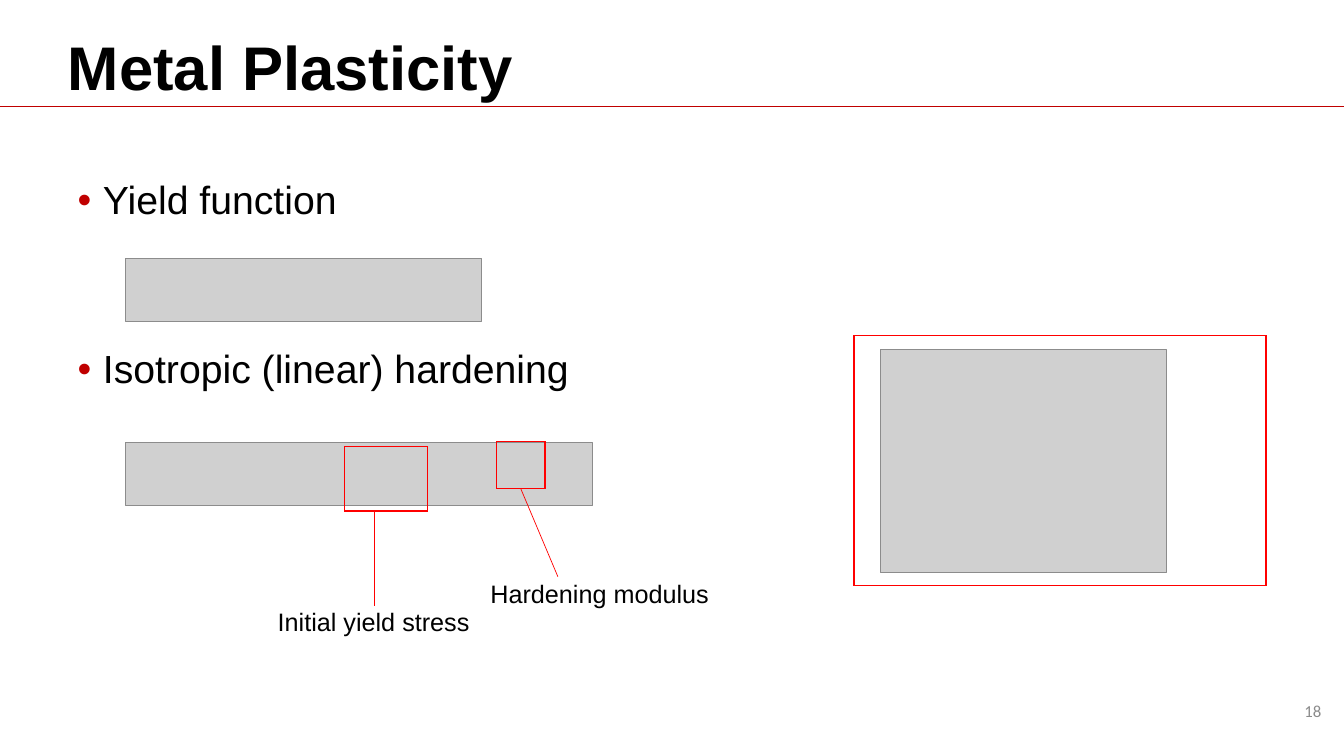
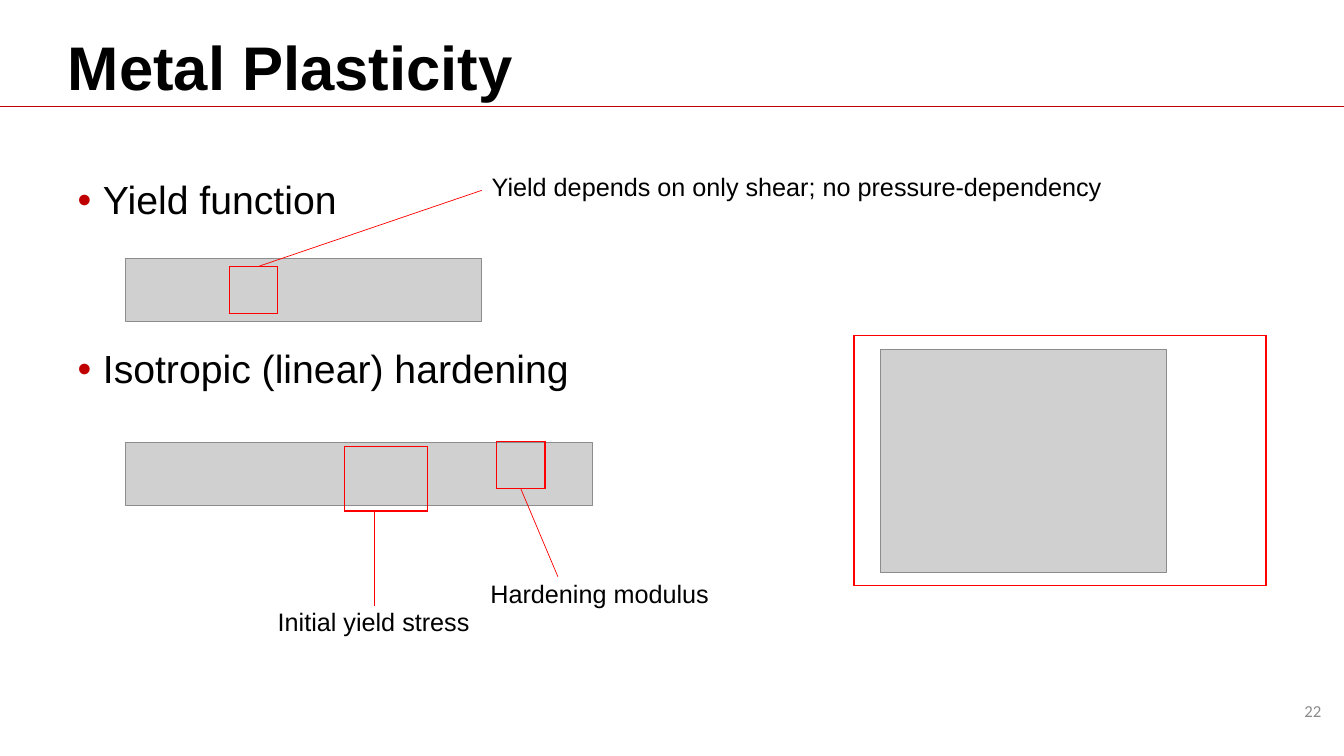
Before and after one commit to Batmanabcdefg/AbaqusTraining, a slide deck: slide 22 of Training.pptx (slide 18 before the commit). Drawn at 1344x756 pixels with LibreOffice and Linux fonts; fonts in the diff are those of the drawing; grey boxes stand for pictures; background and template pictures are left out. Boxes give left, top, right and bottom in pixels: in the first picture for what was removed or moved away, otherwise in the second. Text is boxed around its words. In the diff, an @@ line names an element or a change of style, - is before the commit and + after.

```diff
--- a/Training.pptx
+++ b/Training.pptx
@@ text added at [492, 177, 1102, 202], 18 pt, text #000000 @@
+Yield depends on only shear; no pressure-dependency
@@ line added from (482, 191) to (259, 266), #FF0000 0.5 pt @@
@@ rectangle added at [229, 266, 277, 314], outline #FF0000 1 pt @@
@@ page number at [1304, 706, 1321, 717]: text changed @@
-18
+22
```
Also in this commit, not shown: 12 other slides changed, 6 slides added, 2 slides removed.
